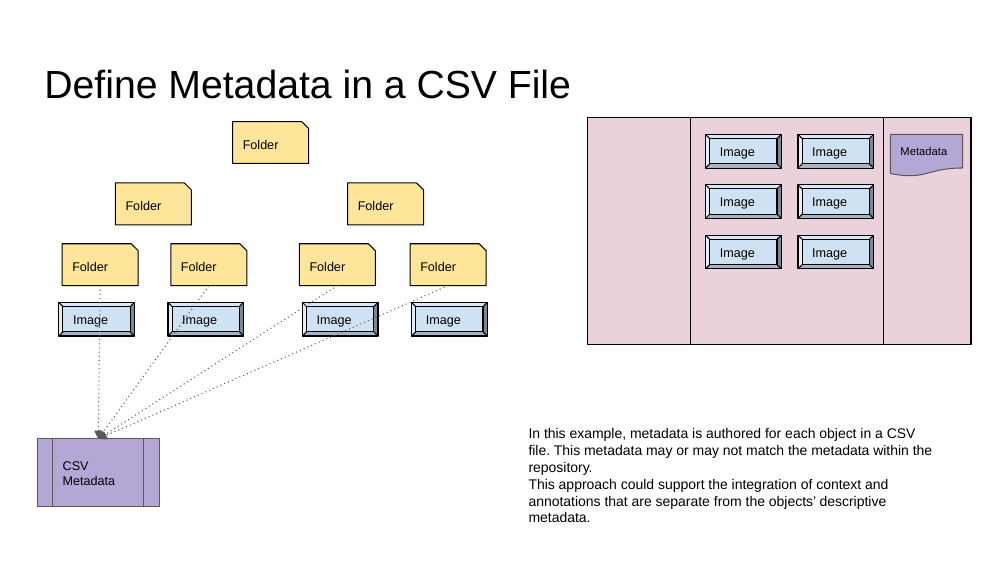
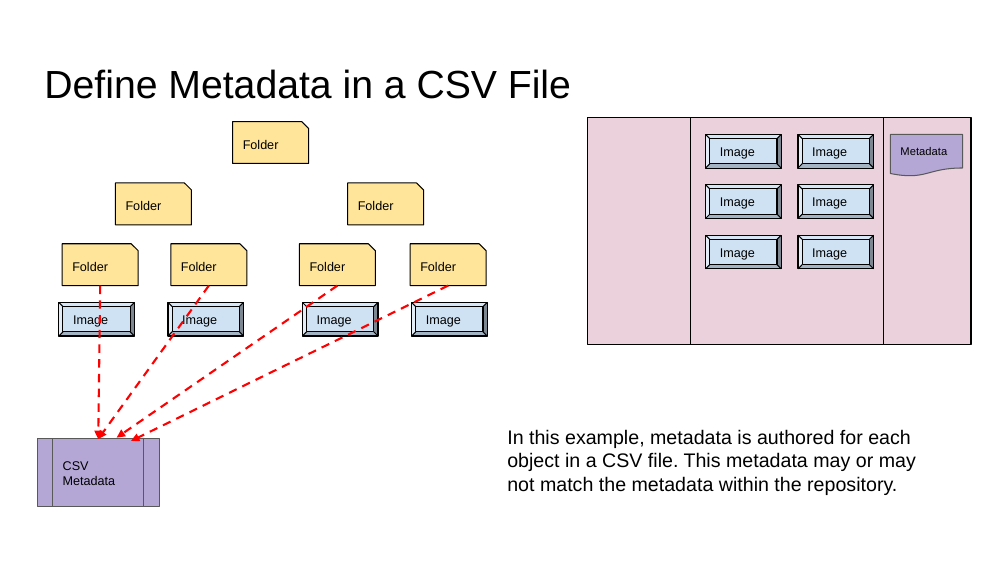
Before and after one commit to Georgetown-University-Libraries/File-Analyzer-Test-Data, a slide deck: slide 9 of iiif/tutorial-screenshots/IIIFScenarios.pptx. Drawn at 1008x567 pixels with LibreOffice and Linux fonts; fonts in the diff are those of the drawing. Boxes give left, top, right and bottom in pixels: in the first picture for what was removed or moved away, otherwise in the second. Text is boxed around its words. In the diff, an @@ line names an element or a change of style, - is before the commit and + after.

```diff
--- a/iiif/tutorial-screenshots/IIIFScenarios.pptx
+++ b/iiif/tutorial-screenshots/IIIFScenarios.pptx
@@ arrow (209, 285) - (98, 439): stroke #595959 0.75 pt dashed to #FF0000 1.5 pt dashed @@
@@ arrow (100, 285) - (99, 439): stroke #595959 0.75 pt dashed to #FF0000 1.5 pt dashed @@
@@ arrow moved from (338, 285) - (99, 439) to (338, 285) - (117, 437) @@
@@ arrow (338, 285) - (117, 437): stroke #595959 0.75 pt dashed to #FF0000 1.5 pt dashed @@
@@ arrow moved from (449, 285) - (98, 439) to (449, 285) - (131, 442) @@
@@ arrow (449, 285) - (131, 442): stroke #595959 0.75 pt dashed to #FF0000 1.5 pt dashed @@
@@ text "In this example, metadata is ...": place and size @@
-text "In this example, metadata is ..." at box(529, 428, 932, 522)
+text "In this example, metadata is ..." at box(507, 429, 916, 495)
@@ text "In this example, metadata is ..." at box(507, 429, 916, 495): size 10 to 14 pt @@
@@ text at box(529, 479, 888, 522): paragraph removed @@
-This approach could support the integration of context and annotations that are separate from the objects’ descriptive metadata.
```
Also in this commit, not shown: 8 other slides changed, 10 other files.
